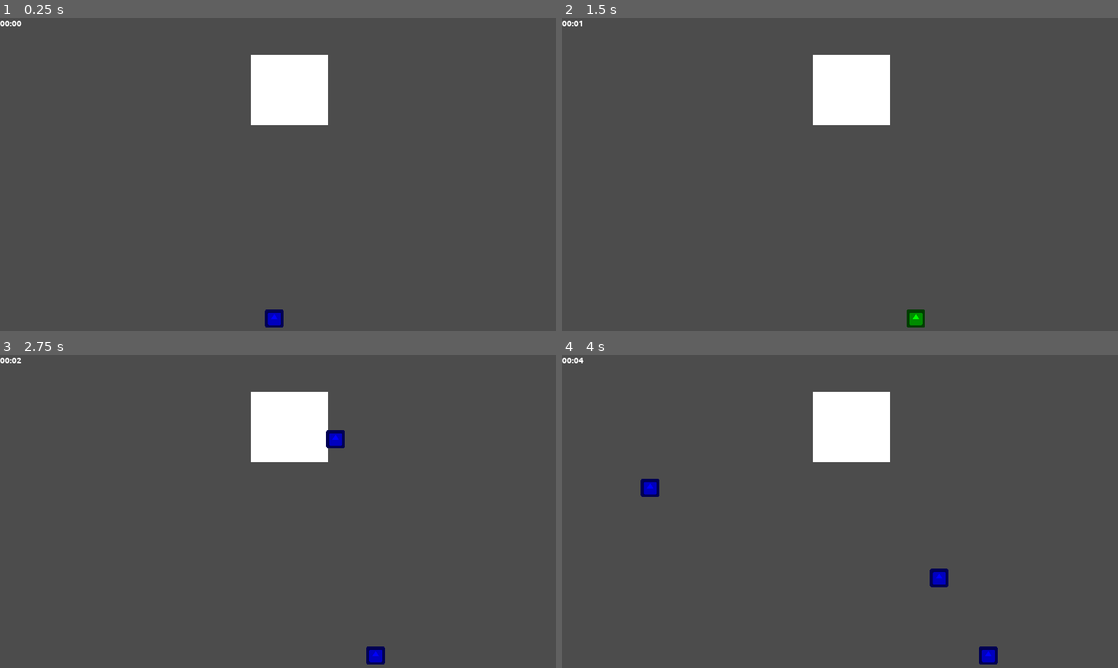
Above: before the commit, frames 1-4 (two rows, left to right).
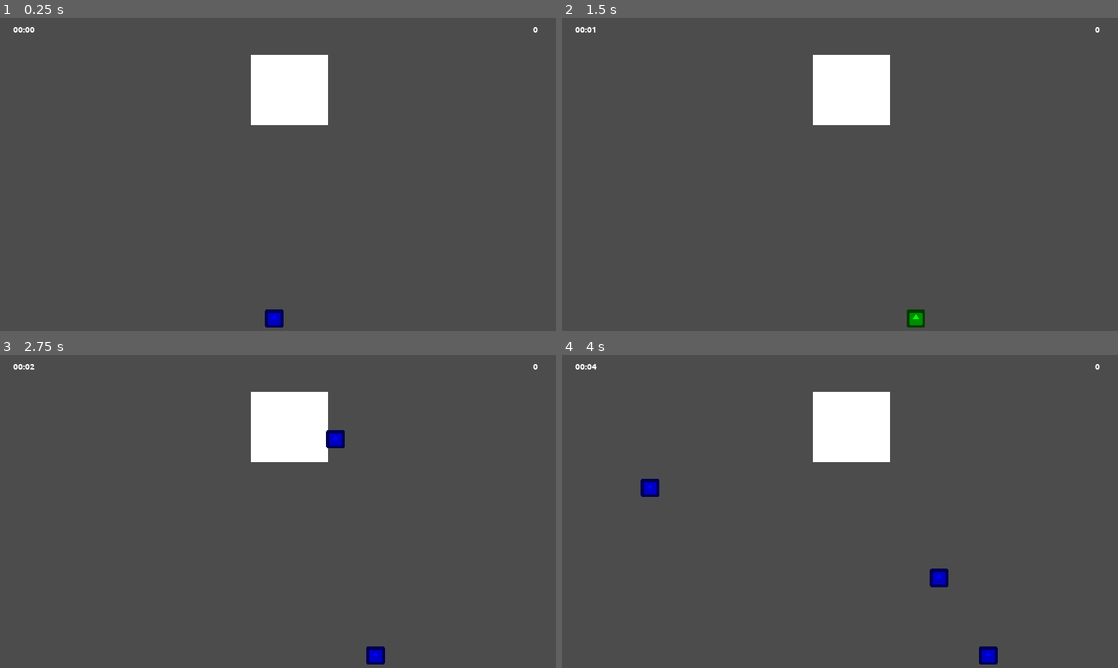
Above: after the commit, the same moments.

Repository: moisesjbc/ludum-dare-53
Game: Godot game, scene res://gameplay/main/main.tscn
The game is run twice, just before and just after one commit, with the same random seed, the same clock (stepped at 60 frames per second) and the same inputs. The engine's default icon, where the game draws it, is replaced by a stand-in: a white triangle on a blue panel in a dark square.
Inputs:
- Up to frame 1 (0.25 s): no input
- Up to frame 2 (1.5 s): tap Enter at 0.5 s; hold Right (ui_right) 0.53-1.28 s; tap Space at 0.77 s; hold Left (ui_left) from 1.28 s (still down)
- Up to frame 3 (2.75 s): tap Space at 1.52 s; release Left (ui_left) at 2.03 s; hold Right (ui_right) from 2.03 s (still down)
- Up to frame 4 (4 s): tap Space at 3.02, 3.77 s; release Right (ui_right) at 3.53 s; hold Left (ui_left) from 3.53 s (still down)

The runs differ from the first frame. In frame 1, 0.1% of the frame differs, in the area x 0-97%, y 0-5%; in frame 2, 0.1%; in frame 3, 0.1%; in frame 4, 0.1%.

Commit message:
Add score

Diff:
--- a/godot-project/gameplay/delivery_zone/delivery_zone.gd
+++ b/godot-project/gameplay/delivery_zone/delivery_zone.gd
@@ -9,4 +9,4 @@
 
 
 func _on_delivery_zone_body_entered(body):
-	player.remove_all_boxes()
+	player.deliver_all_boxes()
--- /dev/null
+++ b/godot-project/gameplay/gui/score/score.gd
@@ -0,0 +1,17 @@
+extends Label
+
+
+var score = 0
+
+
+func _ready():
+	set_score(0)
+
+
+func set_score(new_score):
+	score = new_score
+	text = str(score)
+
+
+func add_score(score_delta):
+	set_score(score + score_delta)
--- /dev/null
+++ b/godot-project/gameplay/gui/score/score.tscn
@@ -0,0 +1,20 @@
+[gd_scene load_steps=4 format=2]
+
+[ext_resource path="res://gameplay/gui/score/score.gd" type="Script" id=1]
+[ext_resource path="res://fonts/Ubuntu-B.ttf" type="DynamicFontData" id=2]
+
+[sub_resource type="DynamicFont" id=1]
+size = 30
+font_data = ExtResource( 2 )
+
+[node name="score" type="Label"]
+anchor_left = 1.0
+anchor_right = 1.0
+margin_left = -154.0
+margin_right = -11.0
+margin_bottom = 79.0
+custom_fonts/font = SubResource( 1 )
+text = "100"
+align = 2
+valign = 1
+script = ExtResource( 1 )
--- a/godot-project/gameplay/gui/timer/timer.tscn
+++ b/godot-project/gameplay/gui/timer/timer.tscn
@@ -8,16 +8,13 @@
 font_data = ExtResource( 1 )
 
 [node name="timer" type="Label"]
-anchor_right = 0.0854167
-anchor_bottom = 0.0731481
+margin_right = 164.0
+margin_bottom = 79.0
 custom_fonts/font = SubResource( 1 )
 text = "0:00"
 align = 1
 valign = 1
 script = ExtResource( 2 )
-__meta__ = {
-"_edit_use_anchors_": true
-}
 
 [node name="timer" type="Timer" parent="."]
 autostart = true
--- a/godot-project/gameplay/main/main.gd
+++ b/godot-project/gameplay/main/main.gd
@@ -1,4 +1,6 @@
 extends Node2D
+
+export (int) var score_per_box = 10
 
 var colors = [
 	Color.blue,
@@ -20,3 +22,7 @@
 
 func _on_player_player_destroyed():
 	$gui/game_over.start()
+
+
+func _on_player_player_delivered(n_boxes):
+	$gui/score.add_score(n_boxes * score_per_box)
--- a/godot-project/gameplay/main/main.tscn
+++ b/godot-project/gameplay/main/main.tscn
@@ -6,6 +6,7 @@
 [ext_resource path="res://gameplay/main/main.gd" type="Script" id=4]
 [ext_resource path="res://gameplay/box_generator/box_generator.tscn" type="PackedScene" id=5]
 [ext_resource path="res://gameplay/gui/timer/timer.tscn" type="PackedScene" id=6]
+[ext_resource path="res://gameplay/gui/score/score.tscn" type="PackedScene" id=7]
 
 [node name="main" type="Node2D"]
 script = ExtResource( 4 )
@@ -28,5 +29,14 @@
 margin_bottom = 1043.0
 
 [node name="timer" parent="gui" instance=ExtResource( 6 )]
+__meta__ = {
+"_edit_use_anchors_": true
+}
 
+[node name="score" parent="gui" instance=ExtResource( 7 )]
+margin_left = 1737.0
+margin_right = 1880.0
+align = 1
+
+[connection signal="player_delivered" from="player" to="." method="_on_player_player_delivered"]
 [connection signal="player_destroyed" from="player" to="." method="_on_player_player_destroyed"]
--- a/godot-project/gameplay/player/player.gd
+++ b/godot-project/gameplay/player/player.gd
@@ -1,6 +1,7 @@
 extends KinematicBody2D
 
 signal player_destroyed
+signal player_delivered(n_boxes)
 export (int) var speed = 500
 var type = 0
 var colors
@@ -49,6 +50,10 @@
 	remove_all_boxes()
 	emit_signal("player_destroyed")
 
+func deliver_all_boxes():
+	emit_signal("player_delivered", $boxes.get_child_count())
+	remove_all_boxes()
+
 func _input(event):
 	if event is InputEventKey and event.pressed and event.scancode == KEY_SPACE:
 		if type == 0:
Not shown: 1 places in godot-project/gameplay/main/main.tscn that only renumber resources
